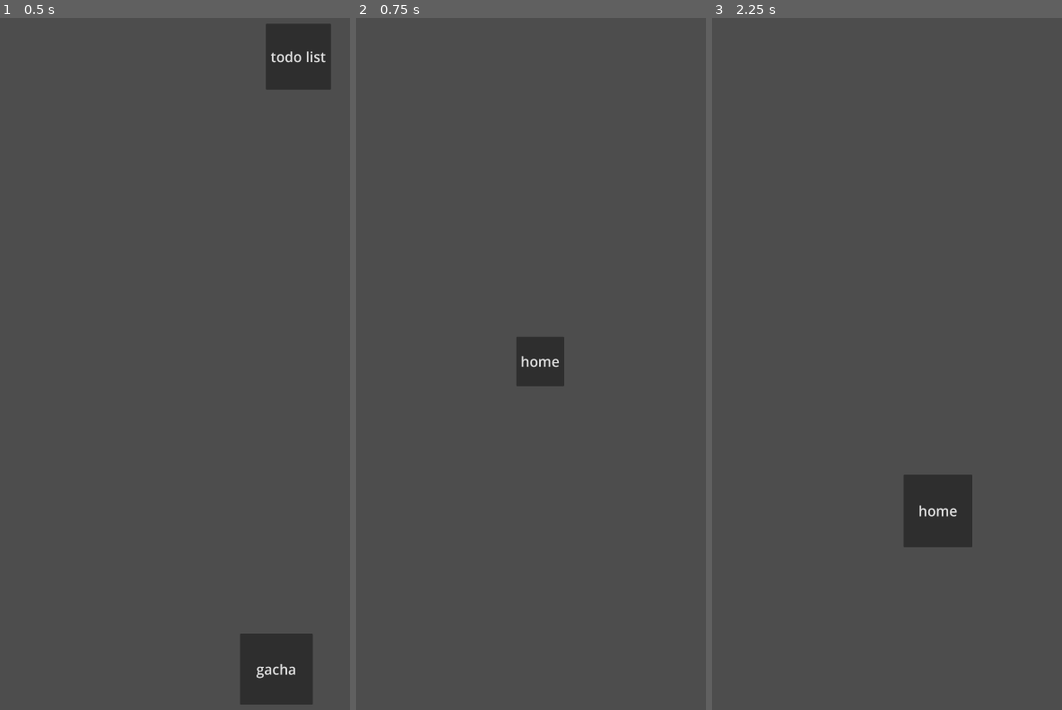
Above: before the commit, frames 1-3 (left to right).
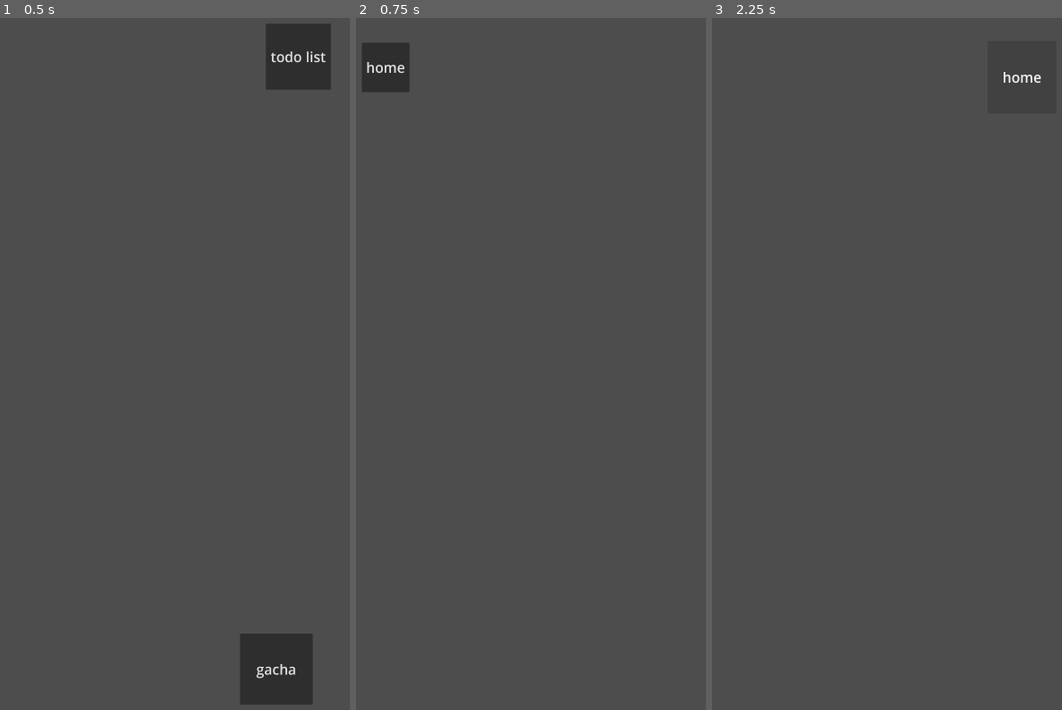
Above: after the commit, the same moments.

Repository: jakeob32/haven
Game: Godot game, scene res://Scenes/Homepage.tscn
Same seed, same stepped clock (60 frames per second), same inputs: the game is played once before the commit and once after it.
Inputs:
- Up to frame 1 (0.5 s): no input
- Up to frame 2 (0.75 s): click "gacha" at 0.5 s
- Up to frame 3 (2.25 s): click "home" at 1.25 s; click "todo list" at 2 s

Frame 1 is identical in both runs. In frame 2, 1.8% of the frame differs, in the area x 1-60%, y 3-54%; in frame 3, 2.1%, in the area x 54-95%, y 7-77%.
Error before the commit: Parse Error: Identifier "taskId" not declared in the current scope. (res://Global/Global.gd:27)

Commit message:
i edited button stuff
also i commented a piece of code cuz it wasn't letting me launch the debugger

Diff:
--- a/Haven/Global/Global.gd
+++ b/Haven/Global/Global.gd
@@ -24,7 +24,7 @@
 var tasks = []
 
 # TaskObject (not shore how this works for firebase; also have no idea how dictionary works for godot lmao)
-var Task = {taskId : 0, name : "", desc: "", cost : 0}
+# var Task = {taskId : 0, name : "", desc: "", cost : 0}
 
 # UserFurniture
 # funiture: int Array of the furnitureIds of items that have been purchased by user
--- a/Haven/Scenes/Gacha Page.tscn
+++ b/Haven/Scenes/Gacha Page.tscn
@@ -5,12 +5,12 @@
 [node name="GachaPage" type="Node2D"]
 
 [node name="home_page" type="Button" parent="."]
-offset_left = 700.0
-offset_top = 1164.0
-offset_right = 870.0
-offset_bottom = 1340.0
+offset_left = 149.0
+offset_top = 117.0
+offset_right = 319.0
+offset_bottom = 293.0
 theme_override_font_sizes/font_size = 50
 text = "home"
 script = ExtResource("1_2e7tr")
 
-[connection signal="pressed" from="home_page" to="home_page" method="_on_pressed"]
+[connection signal="pressed" from="home_page" to="home_page" method="_on_home_button_pressed"]
--- a/Haven/Scenes/Homepage.tscn
+++ b/Haven/Scenes/Homepage.tscn
@@ -16,13 +16,13 @@
 	pass
 
 
-func _on_pressed():
+func _on_todo_button_pressed():
 	get_tree().change_scene_to_file(\"res://Scenes/Todo List Page.tscn\");
 "
 
 [node name="Homepage" type="Node2D"]
 
-[node name="gacha_page" type="Button" parent="."]
+[node name="gacha_button" type="Button" parent="."]
 offset_left = 984.0
 offset_top = 2221.0
 offset_right = 1243.0
@@ -31,7 +31,7 @@
 text = "gacha"
 script = ExtResource("1_qwav0")
 
-[node name="todo_page" type="Button" parent="."]
+[node name="todo_button" type="Button" parent="."]
 offset_left = 1076.0
 offset_top = 49.0
 offset_right = 1308.0
@@ -40,5 +40,5 @@
 text = "todo list"
 script = SubResource("GDScript_pu1ak")
 
-[connection signal="pressed" from="gacha_page" to="gacha_page" method="_on_pressed"]
-[connection signal="pressed" from="todo_page" to="todo_page" method="_on_pressed"]
+[connection signal="pressed" from="gacha_button" to="gacha_button" method="_on_gacha_button_pressed"]
+[connection signal="pressed" from="todo_button" to="todo_button" method="_on_todo_button_pressed"]
--- a/Haven/Scenes/Scene Transitions/gacha_page.gd
+++ b/Haven/Scenes/Scene Transitions/gacha_page.gd
@@ -10,6 +10,5 @@
 func _process(delta):
 	pass
 
-
-func _on_pressed():
+func _on_gacha_button_pressed():
 	get_tree().change_scene_to_file("res://Scenes/Gacha Page.tscn");
--- a/Haven/Scenes/Scene Transitions/home_page.gd
+++ b/Haven/Scenes/Scene Transitions/home_page.gd
@@ -10,6 +10,5 @@
 func _process(delta):
 	pass
 
-
-func _on_pressed():
+func _on_home_button_pressed():
 	get_tree().change_scene_to_file("res://Scenes/Homepage.tscn")
--- a/Haven/Scenes/Todo List Page.tscn
+++ b/Haven/Scenes/Todo List Page.tscn
@@ -4,13 +4,13 @@
 
 [node name="TodoListPage" type="Node2D"]
 
-[node name="home_page" type="Button" parent="."]
-offset_left = 811.0
-offset_top = 1655.0
-offset_right = 1056.0
-offset_bottom = 1913.0
+[node name="home_button" type="Button" parent="."]
+offset_left = 1111.0
+offset_top = 111.0
+offset_right = 1356.0
+offset_bottom = 369.0
 theme_override_font_sizes/font_size = 50
 text = "home"
 script = ExtResource("1_mlbjv")
 
-[connection signal="pressed" from="home_page" to="home_page" method="_on_pressed"]
+[connection signal="pressed" from="home_button" to="home_button" method="_on_home_button_pressed"]
